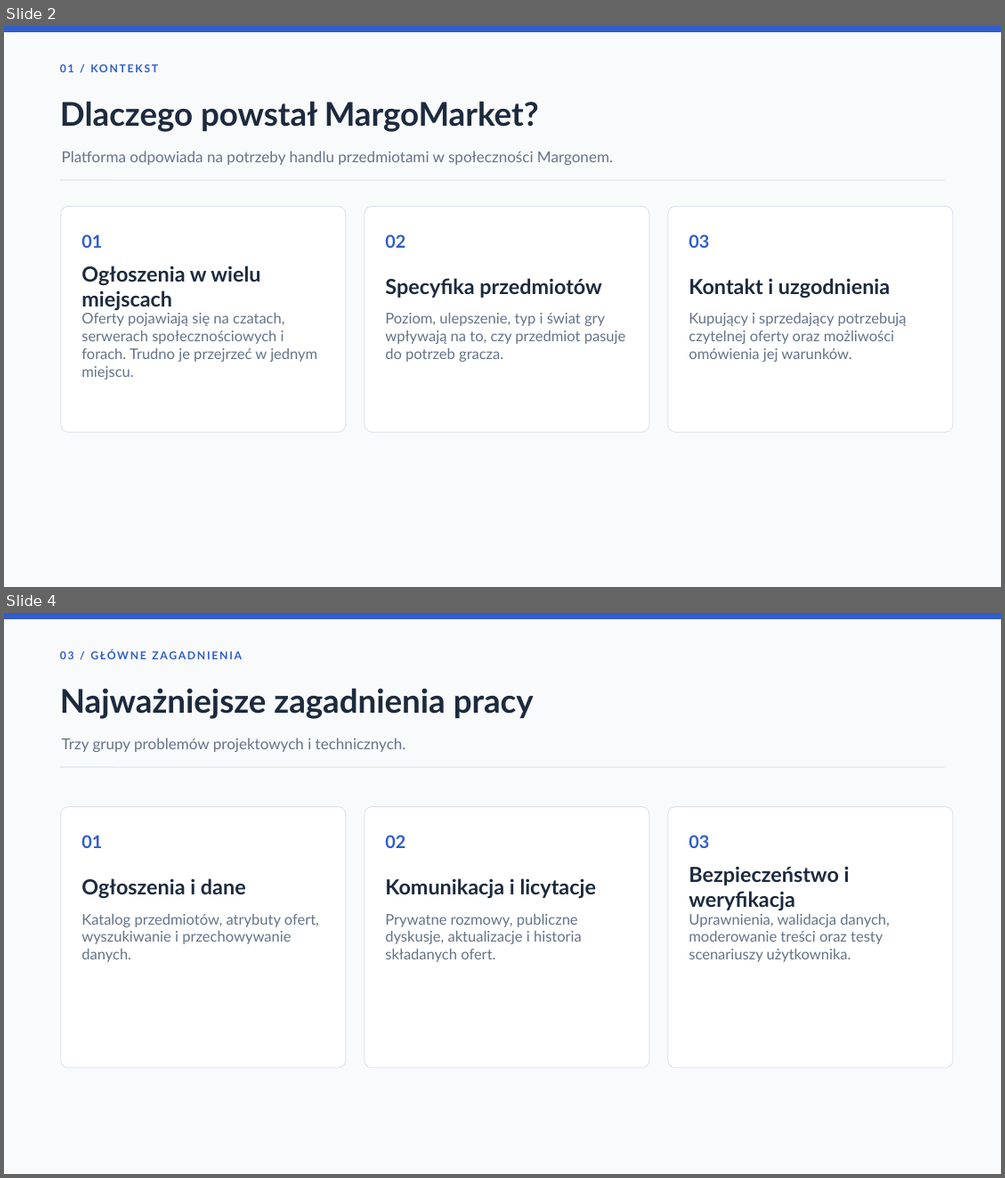
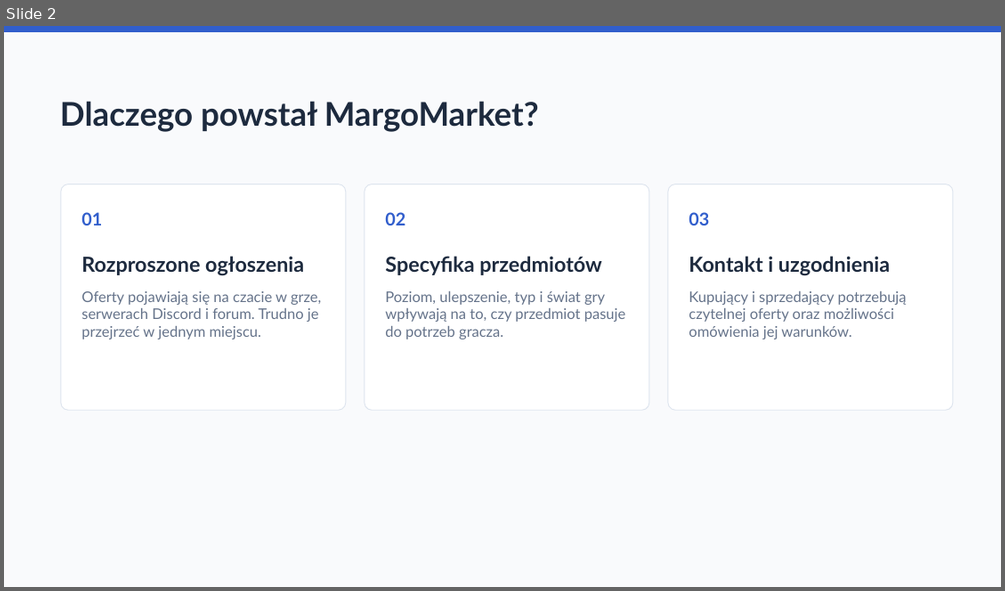
Before and after one commit to persi05/MargoMarket2, a slide deck: MargoMarket_FINAL_2026.pptx. Shown one above the other, each under a label of ours: slides 2 and 4 before the commit, slide 2 after it; the slides between them are not shown. The pictures are 1005x1178 and 1005x591 pixels, drawn with LibreOffice and Linux fonts; fonts in the diff are those of the drawing. Boxes give left, top, right and bottom in pixels: in the first picture for what was removed or moved away, otherwise in the second. Text is boxed around its words. In the diff, an @@ line names an element or a change of style, - is before the commit and + after.

```diff
--- a/MargoMarket_FINAL_2026.pptx
+++ b/MargoMarket_FINAL_2026.pptx
@@ slide 4 removed at [4,613,1001,1174], background #F9FAFC @@
@@ rectangle removed at [4,613,1001,618] @@
@@ text removed at [60,649,242,659] @@
-03 / GŁÓWNE ZAGADNIENIA
@@ text removed at [60,688,534,719] @@
-Najważniejsze zagadnienia pracy
@@ text removed at [62,738,406,752] @@
-Trzy grupy problemów projektowych i technicznych.
@@ line removed from (60, 767) to (945, 767) @@
@@ rounded rectangle removed at [61,807,346,1068] @@
@@ rounded rectangle removed at [364,807,649,1068] @@
@@ rounded rectangle removed at [668,807,953,1068] @@
@@ text removed at [81,835,102,848] @@
-01
@@ text removed at [385,835,405,848] @@
-02
@@ text removed at [688,835,709,848] @@
-03
@@ text removed at [81,878,246,899] @@
-Ogłoszenia i dane
@@ text removed at [385,878,597,898] @@
-Komunikacja i licytacje
@@ text removed at [688,866,850,911] @@
-Bezpieczeństwo i weryfikacja
@@ text removed at [81,914,319,962] @@
-Katalog przedmiotów, atrybuty ofert, wyszukiwanie i przechowywanie danych.
@@ text removed at [385,914,582,962] @@
-Prywatne rozmowy, publiczne dyskusje, aktualizacje i historia składanych ofert.
@@ text removed at [688,914,890,962] @@
-Uprawnienia, walidacja danych, moderowanie treści oraz testy scenariuszy użytkownika.
@@ slide 2 changed as well @@
@@ text removed at [60,58,928,79] @@
-01 / KONTEKST
@@ text removed at [62,151,613,165] @@
-Platforma odpowiada na potrzeby handlu przedmiotami w społeczności Margonem.
@@ line removed from (60, 180) to (945, 180) @@
@@ 7 texts, 3 rounded rectangles: place and size @@
-7 texts, 3 rounded rectangles at [61,206,953,432]
+7 texts, 3 rounded rectangles at [61,184,953,410]
@@ text at [81,256,304,276]: text changed @@
-Ogłoszenia w wielu miejscach
+Rozproszone ogłoszenia
@@ text at [81,291,321,339]: text changed @@
-Oferty pojawiają się na czatach, serwerach społecznościowych i forach. Trudno je przejrzeć w jednym miejscu.
+Oferty pojawiają się na czacie w grze, serwerach Discord i forum. Trudno je przejrzeć w jednym miejscu.
```
Also in this commit, not shown: 9 other slides changed, 8 slides added, 8 other slides removed, 1 other file.
